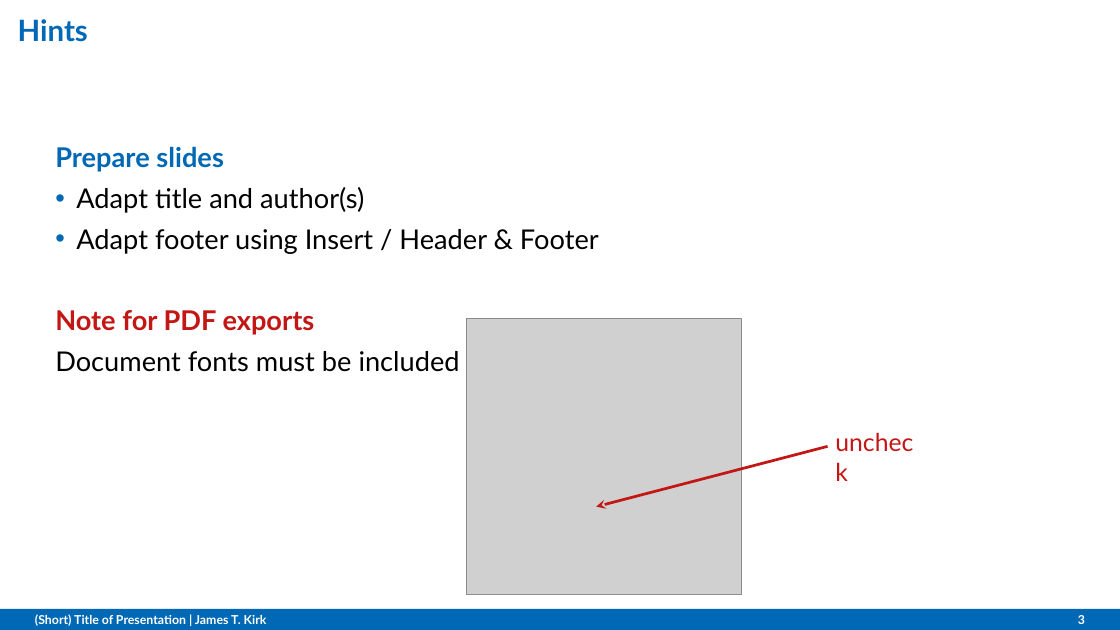
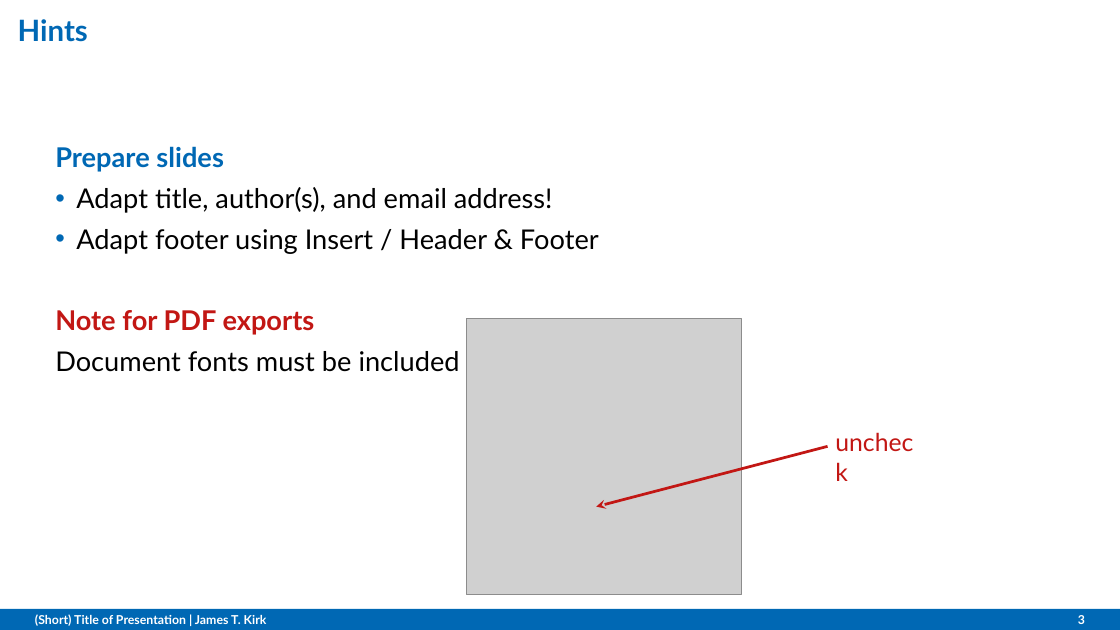
Before and after one commit to OVGU-AMS/Templates, a slide deck: slide 3 of Presentations/Powerpoint/Template.potx. Drawn at 1120x630 pixels with LibreOffice and Linux fonts; fonts in the diff are those of the drawing; grey boxes stand for pictures; background and template pictures are left out. Boxes give left, top, right and bottom in pixels: in the first picture for what was removed or moved away, otherwise in the second. Text is boxed around its words. In the diff, an @@ line names an element or a change of style, - is before the commit and + after.

```diff
--- a/Presentations/Powerpoint/Template.potx
+++ b/Presentations/Powerpoint/Template.potx
@@ text at [76, 187, 553, 213]: text changed @@
-• Adapt title and author(s)
+• Adapt title, author(s), and email address!
```
Also in this commit, not shown: 2 other slides changed, 3 other files.
